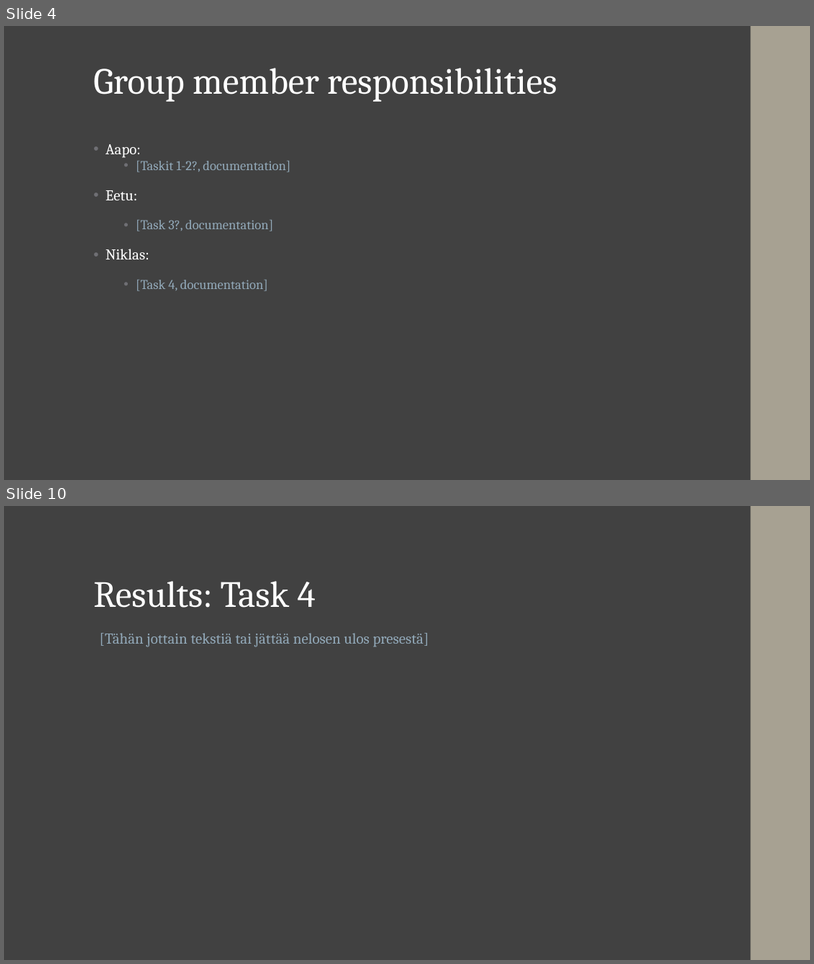
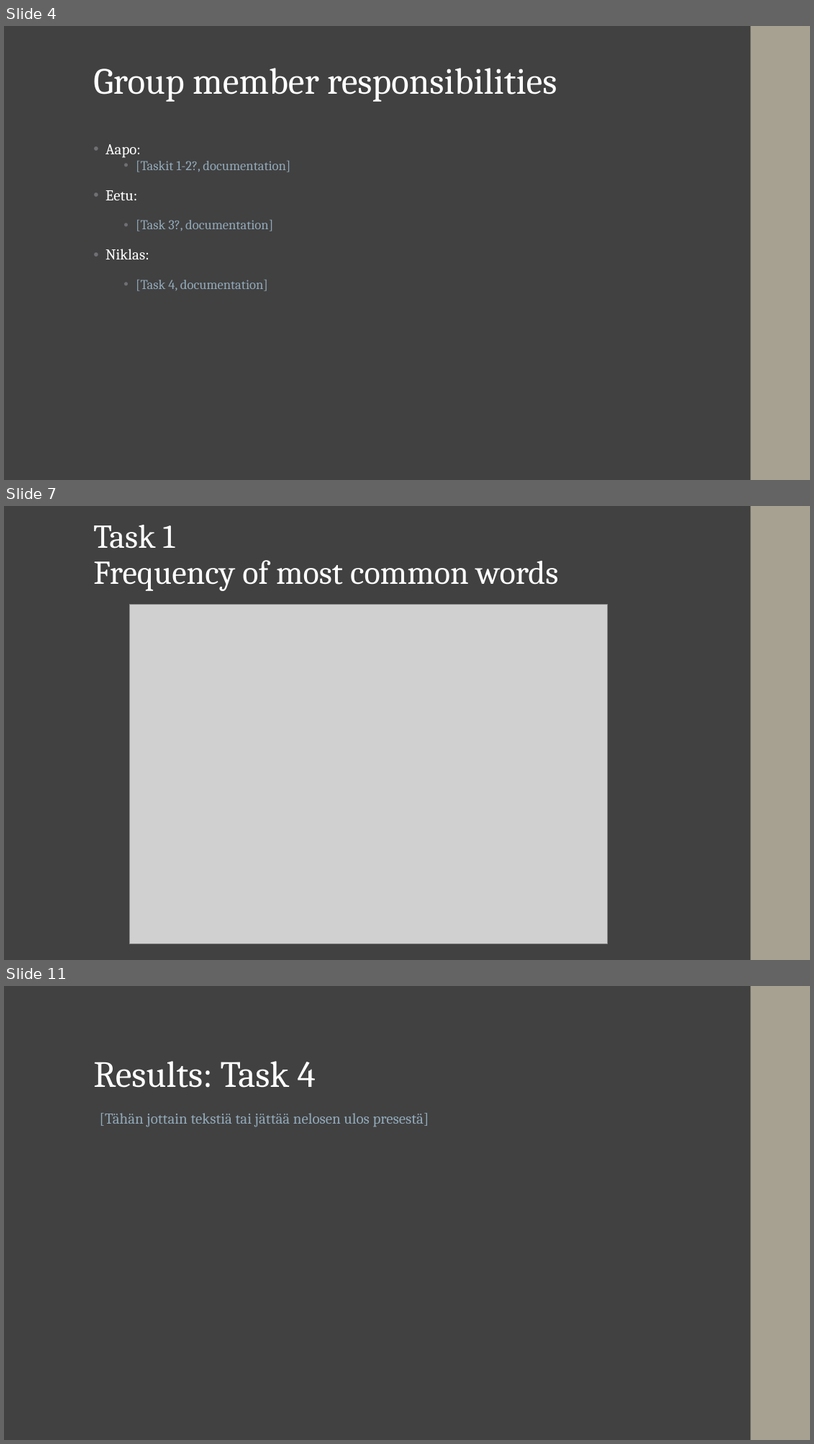
Before and after one commit to niriikon/NLTP_ProjectNo2, a slide deck: docs/Project_Presentation.pptx. Shown one above the other, each under a label of ours: slides 4 and 10 before the commit, slides 4, 7 and 11 after it; the slides between them are not shown. The pictures are 814x964 and 814x1444 pixels, drawn with LibreOffice and Linux fonts; fonts in the diff are those of the drawing; grey boxes stand for pictures. Boxes give left, top, right and bottom in pixels: in the first picture for what was removed or moved away, otherwise in the second. Text is boxed around its words. In the diff, an @@ line names an element or a change of style, - is before the commit and + after.

```diff
--- a/docs/Project_Presentation.pptx
+++ b/docs/Project_Presentation.pptx
@@ slide 7 added at (4, 506, 810, 960), background #414141; not listed: 1 template element that a slide beside it also shows @@
@@ title added at (93, 525, 559, 591), 39.6 pt, text #FFFFFF @@
+Task 1
+Frequency of most common words
@@ picture added at (130, 605, 608, 943) @@
@@ what was slide 10 is now slide 11 @@
```
Also in this commit, not shown: 3 slides changed, 2 other slides added, 2 slides removed, 25 other files.
